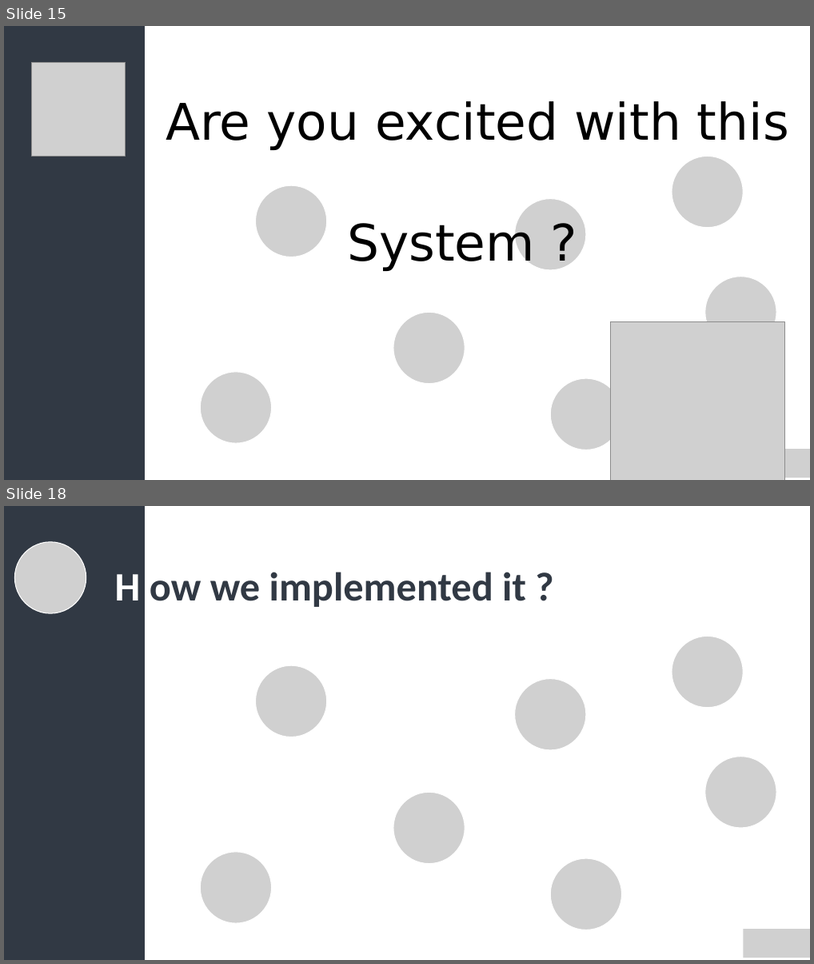
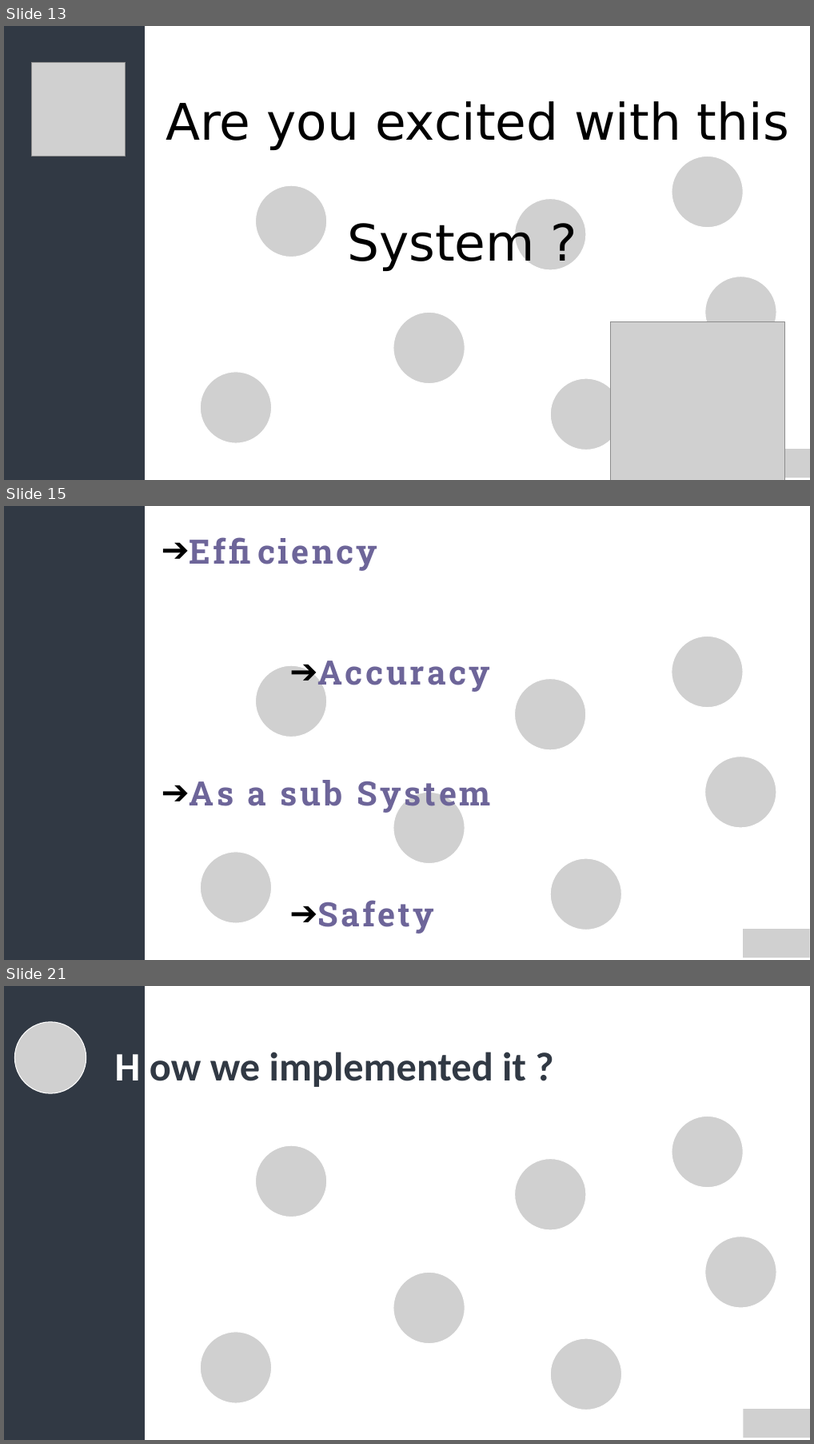
Before and after one commit to AKasuniNihara/URVacc_Matlab-, a slide deck: Presentation/Presentation.pptx. Shown one above the other, each under a label of ours: slides 15 and 18 before the commit, slides 13, 15 and 21 after it; the slides between them are not shown. The pictures are 814x964 and 814x1444 pixels, drawn with LibreOffice and Linux fonts; fonts in the diff are those of the drawing; grey boxes stand for pictures. Boxes give left, top, right and bottom in pixels: in the first picture for what was removed or moved away, otherwise in the second. Text is boxed around its words. In the diff, an @@ line names an element or a change of style, - is before the commit and + after.

```diff
--- a/Presentation/Presentation.pptx
+++ b/Presentation/Presentation.pptx
@@ slide 15 added at bbox=[4, 506, 810, 960], background #FFFFFF @@
@@ rectangle added at bbox=[4, 506, 144, 960], fill #313944, outline #313944 1 pt @@
@@ group added at bbox=[201, 636, 777, 929]: 7 pictures @@
@@ text added at bbox=[190, 660, 491, 933], 40 pt, text #6D6599, bold @@
+➔ Efficiency
+➔ Accuracy
+➔ As a sub System
+➔ Safety
@@ picture added at bbox=[743, 929, 810, 958] @@
@@ what was slide 15 is now slide 13 @@
@@ what was slide 18 is now slide 21 @@
```
Also in this commit, not shown: 3 slides changed, 7 other slides added, 5 slides removed, 11 other files.
